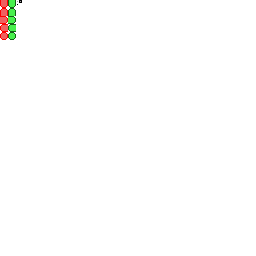
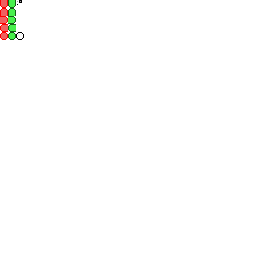
Revision of a layered 256 x 256 image; what changed, layer by layer:
added layer "FireBall copy" above "Empty Text Layer" over [16, 32, 24, 40]
